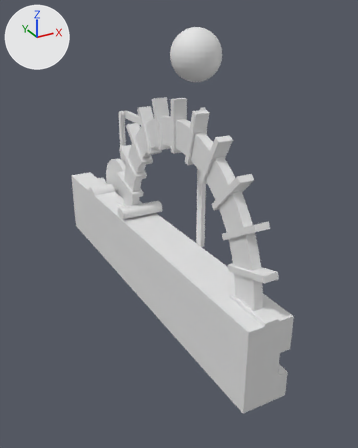
The glTF model scenes/articulated/gear.gltf: old version first, new version second.
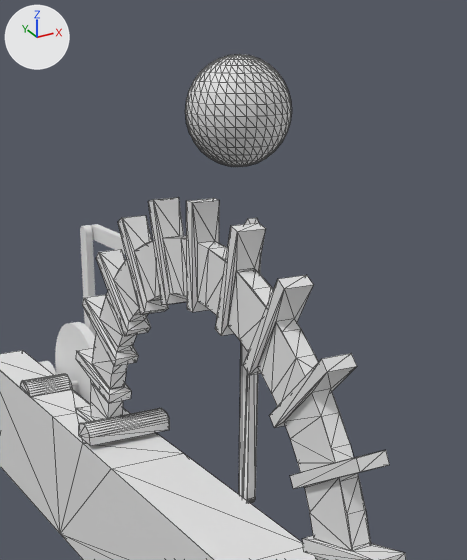
Each version is shown whole from a 50 mm lens placed at (-10.7, -20.1, 10.2), pointed at (1.0, 1.2, -0.4), then close up on the part from 22% to 86% of the width and 0% to 61% of the height. Lighting does not change. The marker at upper left points along +X, +Y and +Z. The older version's two pictures come first. The close-ups show mesh edges as thin lines. Vertices at exactly the same position are counted once.

Names of what the first close-up shows: 'Cube.001', 'Sphere', 'bar.001', 'base', 'following_gear', 'pointer' and 1 more.
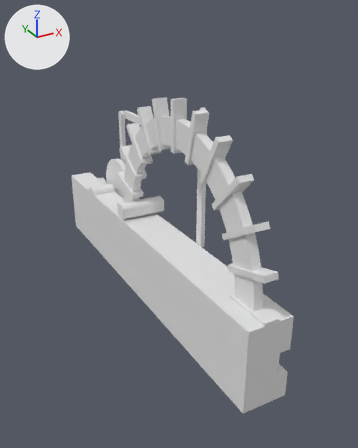
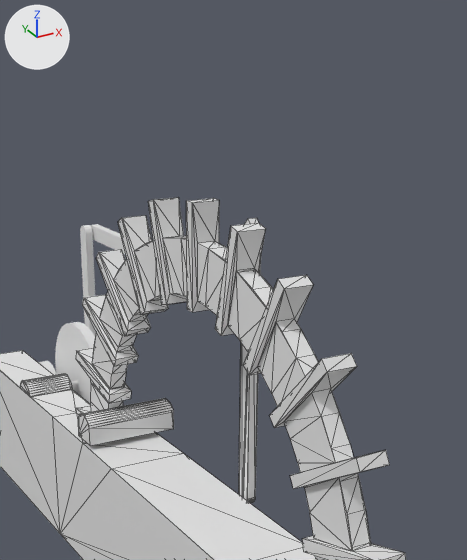
Boxes [x1, y1, x2, y2] around the edits, measured in the close-ups (467 x 560 px; the box of a moved part takes in the faces that stretch with it):
'Sphere', deleted: before [185, 54, 292, 167]
'Cube.001', reshaped, moved (26% taller): before [79, 408, 170, 446]; after [78, 398, 174, 446]
part 1 of me_cube_004, moved or reshaped: before [79, 424, 90, 445]; after [78, 414, 90, 445]
part 2 of me_cube_004, moved or reshaped: before [90, 422, 170, 446]; after [89, 412, 174, 446]
part 3 of me_cube_004, moved or reshaped: before [82, 408, 170, 438]; after [82, 398, 173, 428]

What the commit changed:
me_cube_004 is used by ob_cube_001; location (-0.52, 2.46, 0.42).
me_cube_004 had 30 vertices, 56 faces and spanned x -1.27..1.0, y -0.38..0.38, z -0.32..0.13.
me_cube_004 now has 30 vertices, 56 faces and spans x -1.14..1.25, y -0.38..0.38, z -0.33..0.38.
me_cube_004 part 1: all 2 vertices in x -1.27, y -0.38..0.38, z -0.32 are moved by (0.14, 0.0, -0.01).
me_cube_004 part 2: all 2 vertices in x 1.0, y -0.38..0.38, z -0.32 are moved by (0.26, 0.0, -0.01).
me_cube_004 part 3: all 13 vertices in x 1.0, y -0.38..0.38, z -0.09..0.13 are moved by (0.26, 0.0, 0.24).
Other edits to the shape of me_cube_004 do not show in these pictures.
Object 'Cube.001' (ob_cube_001) moves from (-0.52, 2.46, 0.42) to (-0.66, 2.46, 0.43).
Object 'Sphere' (ob_sphere) is deleted.
